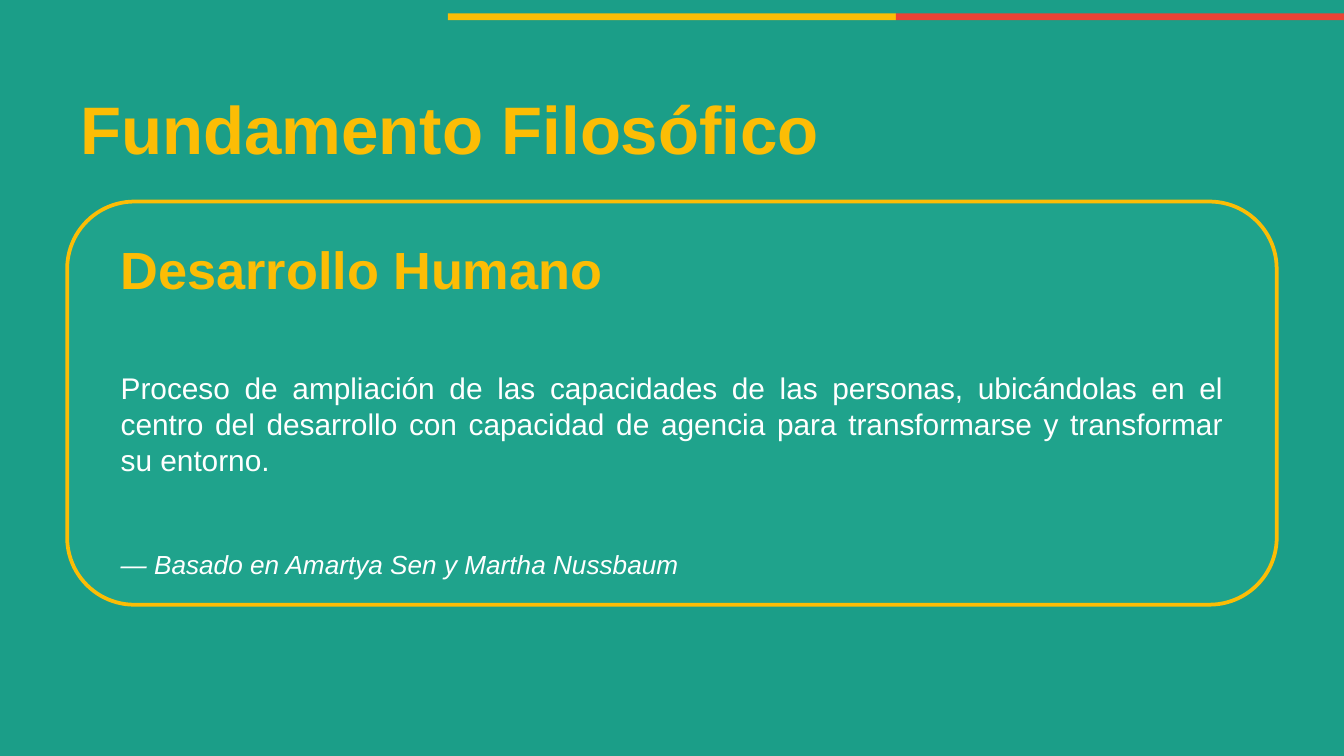
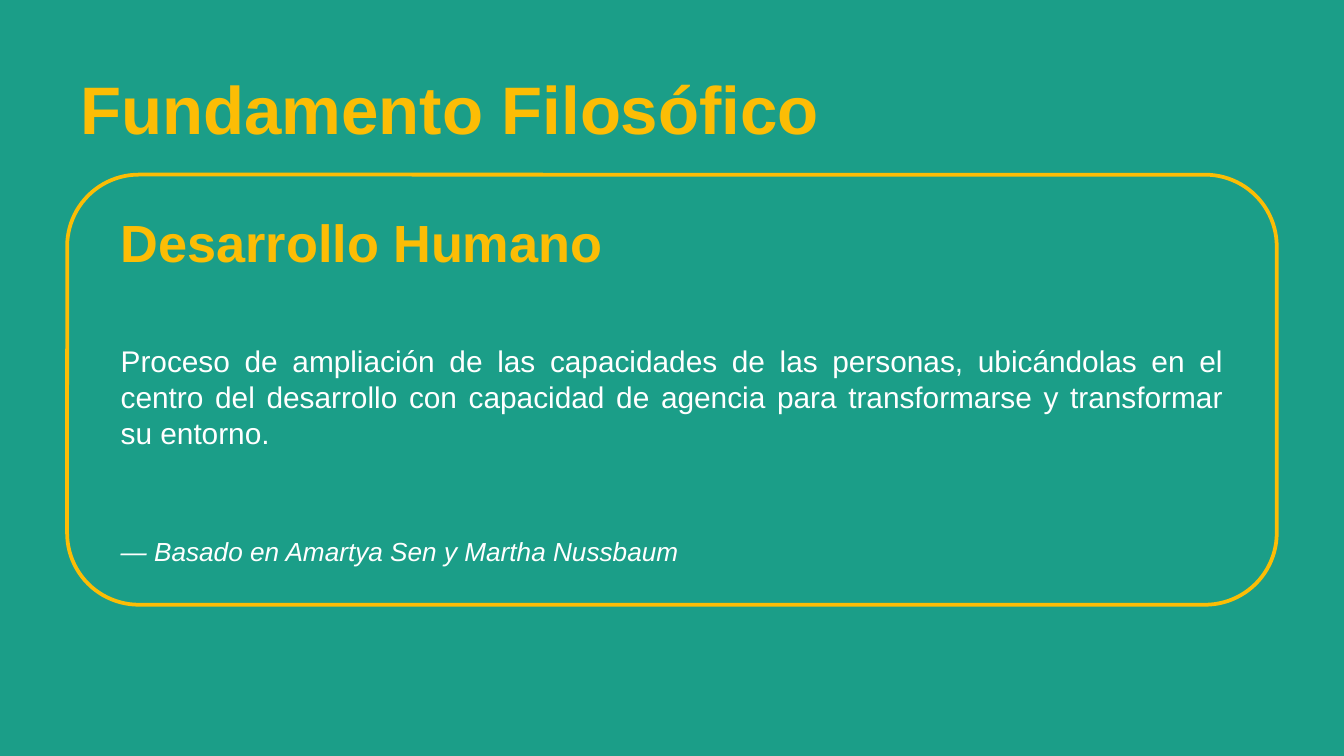
Before and after one commit to alonsoarias/ISER-PEI, a slide deck: slide 12 of PEI-UniRural-Presentacion.pptx. Drawn at 1344x756 pixels with LibreOffice and Linux fonts; fonts in the diff are those of the drawing. Boxes give left, top, right and bottom in pixels: in the first picture for what was removed or moved away, otherwise in the second. Text is boxed around its words. In the diff, an @@ line names an element or a change of style, - is before the commit and + after.

```diff
--- a/PEI-UniRural-Presentacion.pptx
+++ b/PEI-UniRural-Presentacion.pptx
@@ rectangle removed at (x1=0, y1=13, x2=448, y2=20) @@
@@ rectangle removed at (x1=448, y1=13, x2=895, y2=20) @@
@@ rectangle removed at (x1=896, y1=13, x2=1344, y2=20) @@
@@ text "Fundamento Filosófico" moved from (x1=80, y1=104, x2=819, y2=155) to (x1=80, y1=84, x2=819, y2=135) @@
@@ rounded rectangle resized from (x1=67, y1=202, x2=1277, y2=605) to (x1=67, y1=175, x2=1277, y2=605) @@
@@ rounded rectangle at (x1=67, y1=175, x2=1277, y2=605): fill #2AAF98 at 30% opacity to #1B9E88 at 50% opacity @@
@@ text "Desarrollo Humano" moved from (x1=121, y1=251, x2=602, y2=290) to (x1=121, y1=224, x2=602, y2=263) @@
@@ text "Proceso de ampliación de las ..." moved from (x1=121, y1=377, x2=1222, y2=472) to (x1=121, y1=350, x2=1222, y2=445) @@
@@ text "— Basado en Amartya Sen ..." moved from (x1=154, y1=555, x2=678, y2=580) to (x1=154, y1=542, x2=678, y2=567) @@
```
Also in this commit, not shown: 38 other slides changed, 1 other file.
